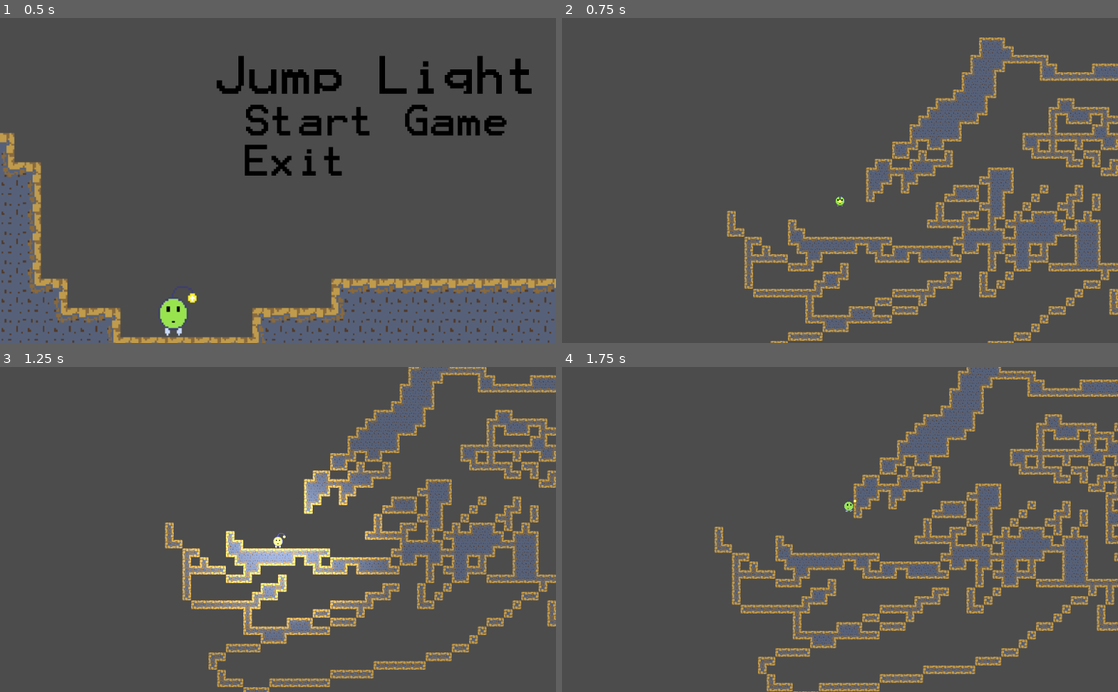
Above: before the commit, frames 1-4 (two rows, left to right).
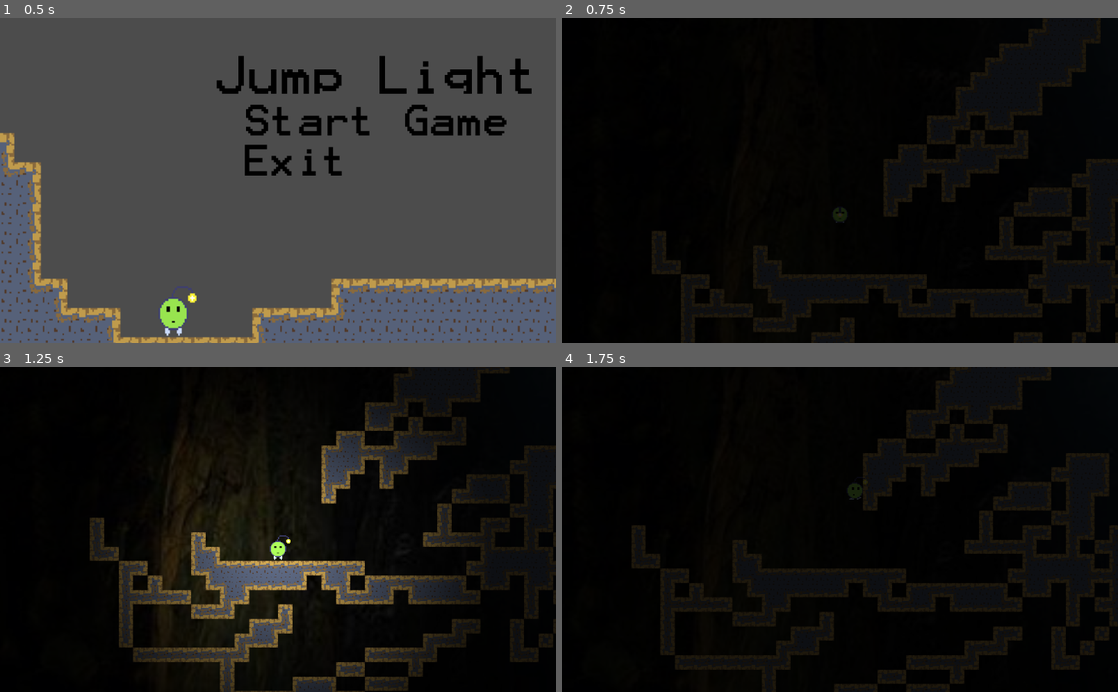
Above: after the commit, the same moments.

Repository: zcarter95/LightJump
Game: Godot game, scene res://Scenes/Title-Screen.tscn
The game is run twice, just before and just after one commit, with the same random seed, the same clock (stepped at 60 frames per second) and the same inputs.
Inputs (mouse positions are in pixels of both pictures, inside the frame that each line leads up to):
- Up to frame 1 (0.5 s): no input
- Up to frame 2 (0.75 s): click (940, 118) at 0.5 s
- Up to frame 3 (1.25 s): no input
- Up to frame 4 (1.75 s): hold D (ui_right) from 1.28 s (still down); tap W (ui_up) at 1.52 s

Frame 1 is identical in both runs. In frame 2, 100% of the frame differs, in the area x 0-100%, y 0-100%; in frame 3, 99%; in frame 4, 100%.

Commit message:
global lighting
added global lighting to SceneOne

Diff:
--- a/Scenes/Player.tscn
+++ b/Scenes/Player.tscn
@@ -7,65 +7,69 @@
 [ext_resource path="res://Sprites/Jump.png" type="Texture" id=6]
 [ext_resource path="res://Sprites/Jump Ball Run Left Animation-Sheet.png" type="Texture" id=7]
 
+[sub_resource type="CapsuleShape2D" id=25]
+radius = 8.84974
+height = 11.0487
+
 [sub_resource type="AtlasTexture" id=1]
 atlas = ExtResource( 6 )
 region = Rect2( 0, 0, 32, 32 )
 
 [sub_resource type="AtlasTexture" id=2]
-atlas = ExtResource( 3 )
+atlas = ExtResource( 1 )
 region = Rect2( 0, 0, 32, 32 )
 
 [sub_resource type="AtlasTexture" id=3]
-atlas = ExtResource( 3 )
+atlas = ExtResource( 1 )
 region = Rect2( 32, 0, 32, 32 )
 
 [sub_resource type="AtlasTexture" id=4]
-atlas = ExtResource( 3 )
+atlas = ExtResource( 1 )
 region = Rect2( 64, 0, 32, 32 )
 
 [sub_resource type="AtlasTexture" id=5]
-atlas = ExtResource( 3 )
+atlas = ExtResource( 1 )
 region = Rect2( 96, 0, 32, 32 )
 
 [sub_resource type="AtlasTexture" id=6]
-atlas = ExtResource( 3 )
+atlas = ExtResource( 1 )
 region = Rect2( 128, 0, 32, 32 )
 
 [sub_resource type="AtlasTexture" id=7]
-atlas = ExtResource( 3 )
+atlas = ExtResource( 1 )
 region = Rect2( 160, 0, 32, 32 )
 
 [sub_resource type="AtlasTexture" id=8]
 atlas = ExtResource( 3 )
-region = Rect2( 192, 0, 32, 32 )
+region = Rect2( 0, 0, 32, 32 )
 
 [sub_resource type="AtlasTexture" id=9]
 atlas = ExtResource( 3 )
-region = Rect2( 224, 0, 32, 32 )
+region = Rect2( 32, 0, 32, 32 )
 
 [sub_resource type="AtlasTexture" id=10]
-atlas = ExtResource( 1 )
-region = Rect2( 0, 0, 32, 32 )
+atlas = ExtResource( 3 )
+region = Rect2( 64, 0, 32, 32 )
 
 [sub_resource type="AtlasTexture" id=11]
-atlas = ExtResource( 1 )
-region = Rect2( 32, 0, 32, 32 )
+atlas = ExtResource( 3 )
+region = Rect2( 96, 0, 32, 32 )
 
 [sub_resource type="AtlasTexture" id=12]
-atlas = ExtResource( 1 )
-region = Rect2( 64, 0, 32, 32 )
+atlas = ExtResource( 3 )
+region = Rect2( 128, 0, 32, 32 )
 
 [sub_resource type="AtlasTexture" id=13]
-atlas = ExtResource( 1 )
-region = Rect2( 96, 0, 32, 32 )
+atlas = ExtResource( 3 )
+region = Rect2( 160, 0, 32, 32 )
 
 [sub_resource type="AtlasTexture" id=14]
-atlas = ExtResource( 1 )
-region = Rect2( 128, 0, 32, 32 )
+atlas = ExtResource( 3 )
+region = Rect2( 192, 0, 32, 32 )
 
 [sub_resource type="AtlasTexture" id=15]
-atlas = ExtResource( 1 )
-region = Rect2( 160, 0, 32, 32 )
+atlas = ExtResource( 3 )
+region = Rect2( 224, 0, 32, 32 )
 
 [sub_resource type="AtlasTexture" id=16]
 atlas = ExtResource( 7 )
@@ -106,14 +110,14 @@
 "name": "Jump",
 "speed": 12.0
 }, {
-"frames": [ SubResource( 2 ), SubResource( 3 ), SubResource( 4 ), SubResource( 5 ), SubResource( 6 ), SubResource( 7 ), SubResource( 8 ), SubResource( 9 ) ],
+"frames": [ SubResource( 2 ), SubResource( 3 ), SubResource( 4 ), SubResource( 5 ), SubResource( 6 ), SubResource( 7 ) ],
+"loop": true,
+"name": "Idle",
+"speed": 12.0
+}, {
+"frames": [ SubResource( 8 ), SubResource( 9 ), SubResource( 10 ), SubResource( 11 ), SubResource( 12 ), SubResource( 13 ), SubResource( 14 ), SubResource( 15 ) ],
 "loop": true,
 "name": "Walk-right",
-"speed": 12.0
-}, {
-"frames": [ SubResource( 10 ), SubResource( 11 ), SubResource( 12 ), SubResource( 13 ), SubResource( 14 ), SubResource( 15 ) ],
-"loop": true,
-"name": "Idle",
 "speed": 12.0
 }, {
 "frames": [ SubResource( 16 ), SubResource( 17 ), SubResource( 18 ), SubResource( 19 ), SubResource( 20 ), SubResource( 21 ), SubResource( 22 ), SubResource( 23 ) ],
@@ -122,17 +126,8 @@
 "speed": 12.0
 } ]
 
-[sub_resource type="CapsuleShape2D" id=25]
-radius = 8.84974
-height = 11.0487
-
 [node name="Player" type="KinematicBody2D"]
 script = ExtResource( 2 )
-
-[node name="AnimatedSprite" type="AnimatedSprite" parent="."]
-frames = SubResource( 24 )
-animation = "Jump"
-playing = true
 
 [node name="CollisionShape2D" type="CollisionShape2D" parent="."]
 visible = false
@@ -141,6 +136,7 @@
 [node name="Camera2D" type="Camera2D" parent="."]
 scale = Vector2( 1.16, 1.72 )
 current = true
+zoom = Vector2( 0.6, 0.6 )
 smoothing_enabled = true
 smoothing_speed = 3.0
 drag_margin_left = 0.77
@@ -148,6 +144,11 @@
 drag_margin_right = 0.77
 drag_margin_bottom = 0.98
 
+[node name="AnimatedSprite" type="AnimatedSprite" parent="."]
+frames = SubResource( 24 )
+animation = "Jump"
+playing = true
+
 [node name="Light2D" type="Light2D" parent="."]
 visible = false
 scale = Vector2( 1.6, 1.44 )
--- a/Scenes/StageOne.tscn
+++ b/Scenes/StageOne.tscn
@@ -681,8 +681,10 @@
 
 [node name="StageOne" type="Node2D"]
 
+[node name="CanvasModulate" type="CanvasModulate" parent="."]
+color = Color( 0.156863, 0.156863, 0.156863, 1 )
+
 [node name="4506e409f19cb2c92e1f6b4205eb821b" type="Sprite" parent="."]
-visible = false
 position = Vector2( 457.666, -173.601 )
 scale = Vector2( 2.23061, 2.19865 )
 texture = ExtResource( 4 )
Binary file added: Sprites/Color map.png
Not shown, added: Sprites/Color map.png.import
